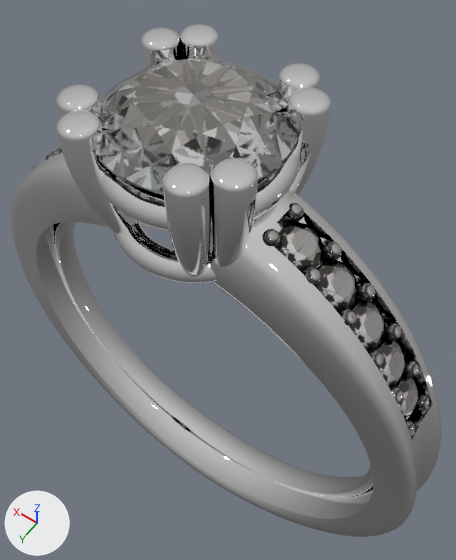
One commit to the glTF model scene3.gltf: the scene before it, then after it.
Camera for both pictures: a 50 mm camera at (-7.86, 9.46, 20.79) aimed at (0.26, -1.9, 2.94). The lights are fixed; the arrows at lower left show +X, +Y and +Z. Where no turn or scale is listed for an object, it has been applied to the vertices.

The scene before the commit, as lines of its bpy script (objects in view):
```python
mat_diamond = principled_material('Diamond')
mat_diamond.texture = img_diamondringcolor1
mat_diamond.metallic = 1.0
mat_diamond.roughness = 0.0
me_perfectdiamondring = bpy.data.meshes.new('perfectDiamondRing')
me_perfectdiamondring.from_pydata(...)  # 41158 vertices, 81901 faces; spans x -8.8..8.8, y -2.9..2.6, z -8.5..11.9
# faces by material slot: [28002, 53899]
me_perfectdiamondring.materials.append(mat_material_1)  # white #ffffff
me_perfectdiamondring.materials.append(mat_diamond)  # picture img_diamondringcolor1
ob_perfectdiamondring = bpy.data.objects.new('perfectDiamondRing', me_perfectdiamondring)
ob_perfectdiamondring.location = (0.0, 0.0, 0.0)
```
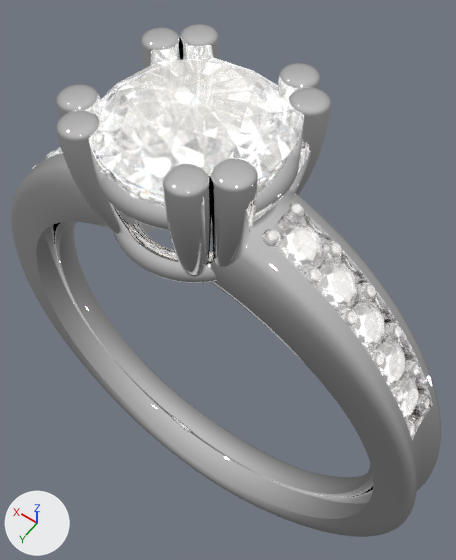
Location of each change, [x1, y1, x2, y2] in pixels of the pictures (456 x 560 px):
'perfectDiamondRing', recoloured (grey to white): [30, 39, 436, 443] in both

Edits to the bpy script that builds the scene:
```text
Change mat_diamond:
    where n0 = _N.new('ShaderNodeBsdfPrincipled'); n0.name = 'Principled BSDF'
    add n0.inputs[4].default_value = 0.7  # 'Alpha'
    add n0.inputs[28].default_value = 1.0  # 'Emission Strength'
    where n2 = _N.new('ShaderNodeTexImage'); n2.name = 'Image Texture'
    remove _L.new(n2.outputs[0], n0.inputs[0])  # 'Color' to 'Base Color'
    add _L.new(n2.outputs[0], n0.inputs[27])  # 'Color' to 'Emission Color'
```
